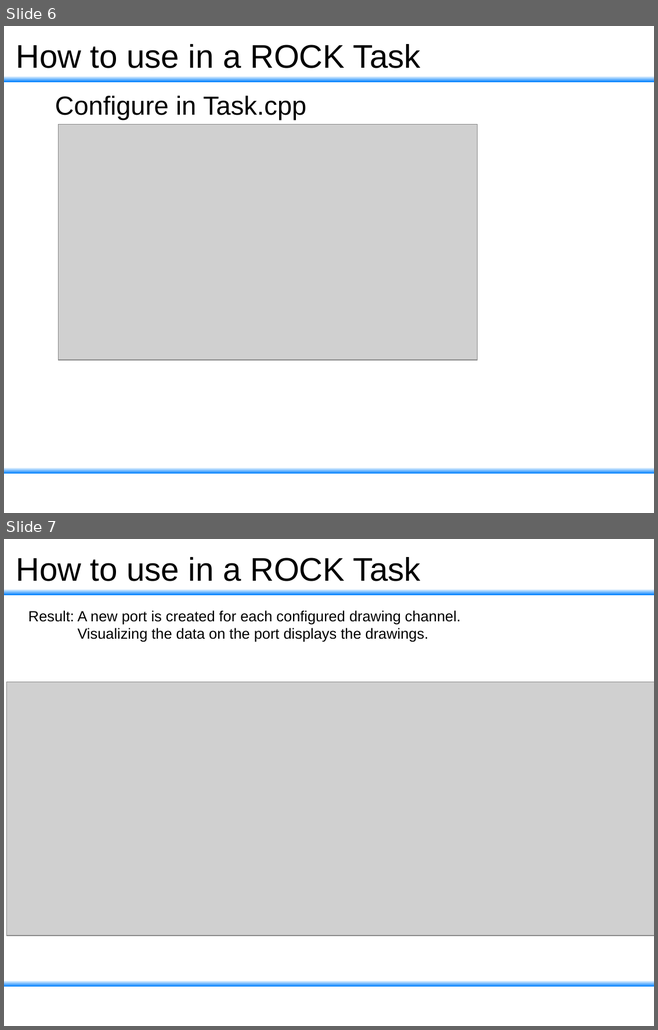
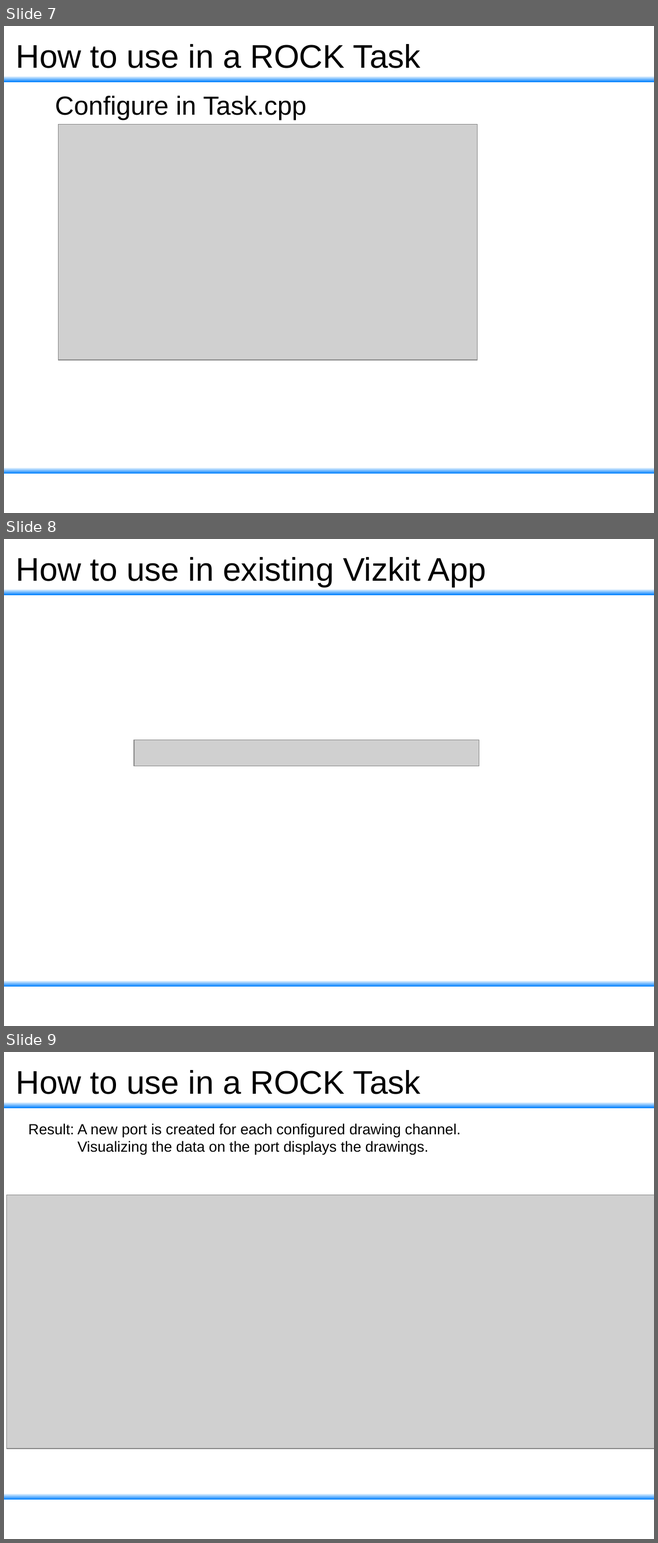
Before and after one commit to rock-gui/gui-vizkit3d_debug_drawings, a slide deck: doc/slides.odp. Shown one above the other, each under a label of ours: slides 6 and 7 before the commit, slides 7, 8 and 9 after it. The pictures are 658x1030 and 658x1543 pixels, drawn with LibreOffice and Linux fonts; fonts in the diff are those of the drawing; grey boxes stand for pictures; background and template pictures are left out. Boxes give left, top, right and bottom in pixels: in the first picture for what was removed or moved away, otherwise in the second. Text is boxed around its words. In the diff, an @@ line names an element or a change of style, - is before the commit and + after.

```diff
--- a/doc/slides.odp
+++ b/doc/slides.odp
@@ slide 8 added at [4, 539, 654, 1026], background #FFFFFF; not listed: 2 template elements that a slide beside it also shows @@
@@ title added at [16, 557, 486, 587], 40 pt, text #000000 @@
+How to use in existing Vizkit App
@@ picture added at [134, 740, 478, 766] @@
@@ what was slide 6 is now slide 7 @@
@@ what was slide 7 is now slide 9 @@
```
Also in this commit, not shown: 6 other slides added, 1 slide removed.
